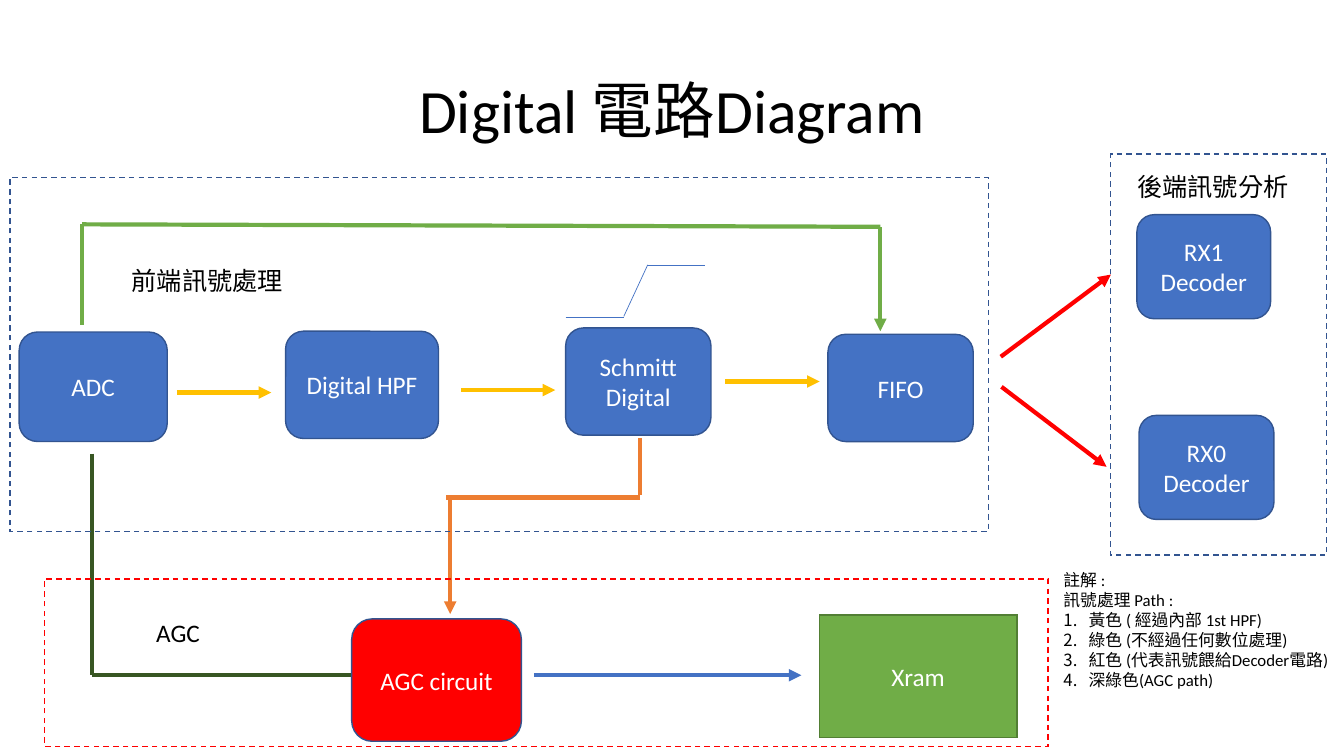
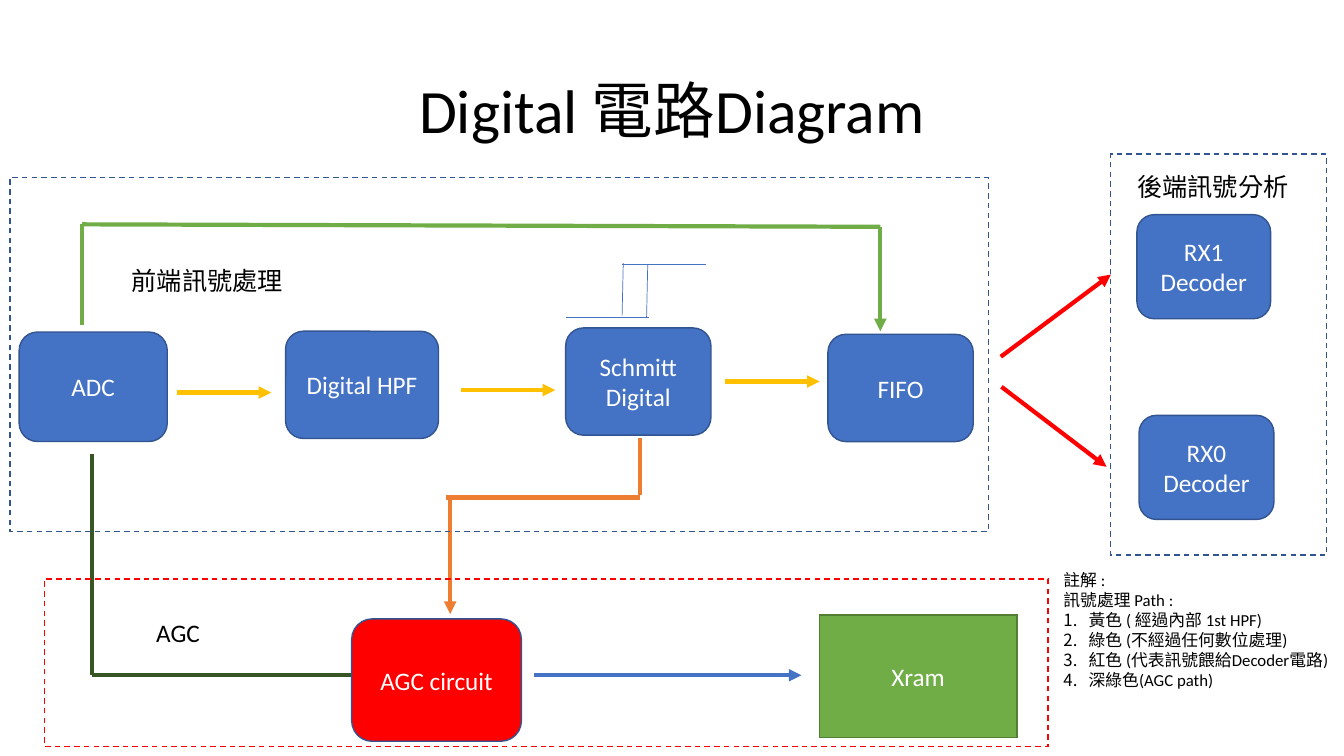
Before and after one commit to a0910281835/Summrary_PDF, a slide deck: slide 30 of Project_Summary_pdf/Project_Summary.pptx. Drawn at 1344x756 pixels with LibreOffice and Linux fonts; fonts in the diff are those of the drawing. Boxes give left, top, right and bottom in pixels: in the first picture for what was removed or moved away, otherwise in the second. Text is boxed around its words. In the diff, an @@ line names an element or a change of style, - is before the commit and + after.

```diff
--- a/Project_Summary_pdf/Project_Summary.pptx
+++ b/Project_Summary_pdf/Project_Summary.pptx
@@ line moved from (646, 266) - (705, 266) to (622, 265) - (706, 265) @@
@@ line added from (622, 316) to (623, 263), #4472C4 0.5 pt @@
@@ line moved from (624, 317) - (648, 265) to (646, 318) - (648, 265) @@
@@ line moved from (566, 318) - (624, 318) to (566, 318) - (649, 318) @@
```
Also in this commit, not shown: 3 other slides changed, 3 slides added, 3 slides removed.
